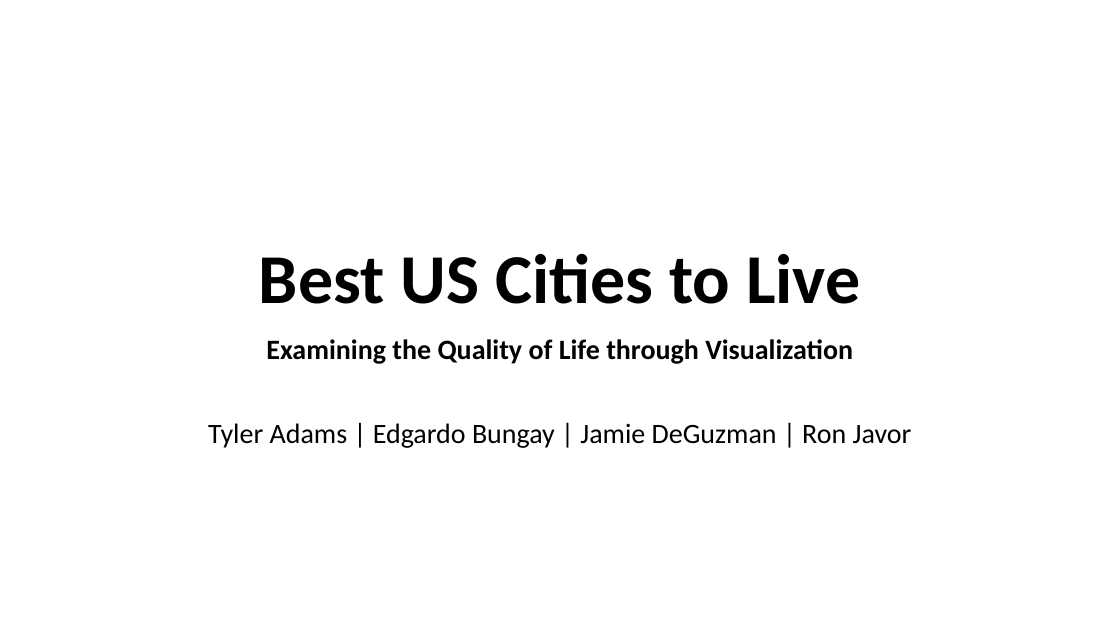
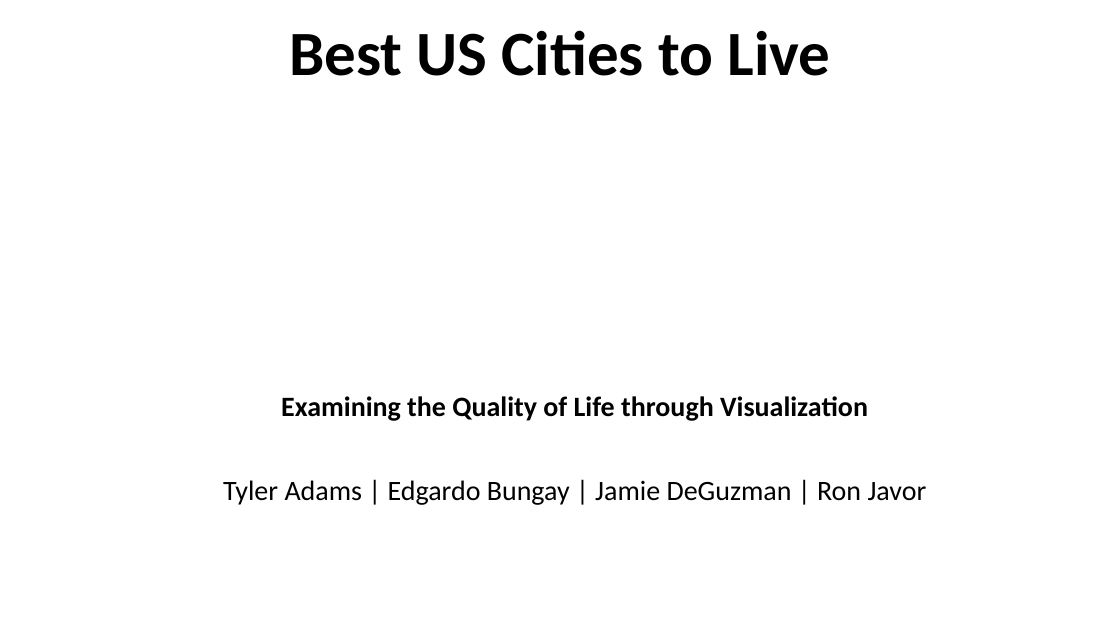
Before and after one commit to jamiedeguz/weatherornot, a slide deck: slide 1 of Presentation.pptx. Drawn at 1120x630 pixels with LibreOffice and Linux fonts; fonts in the diff are those of the drawing; background and template pictures are left out. Boxes give left, top, right and bottom in pixels: in the first picture for what was removed or moved away, otherwise in the second. Text is boxed around its words. In the diff, an @@ line names an element or a change of style, - is before the commit and + after.

```diff
--- a/Presentation.pptx
+++ b/Presentation.pptx
@@ title "Best US Cities to Live": place and size @@
-title "Best US Cities to Live" at [259,253,860,304]
+title "Best US Cities to Live" at [289,30,830,76]
@@ title "Best US Cities to Live" at [289,30,830,76]: size 60 to 54 pt @@
@@ subtitle "Examining the Quality of Life ...": place and size @@
-subtitle "Examining the Quality of Life ..." at [208,339,912,448]
+subtitle "Examining the Quality of Life ..." at [223,396,927,505]
```
Also in this commit, not shown: 4 other slides changed, 4 slides added, 3 slides removed, 7 other files.
